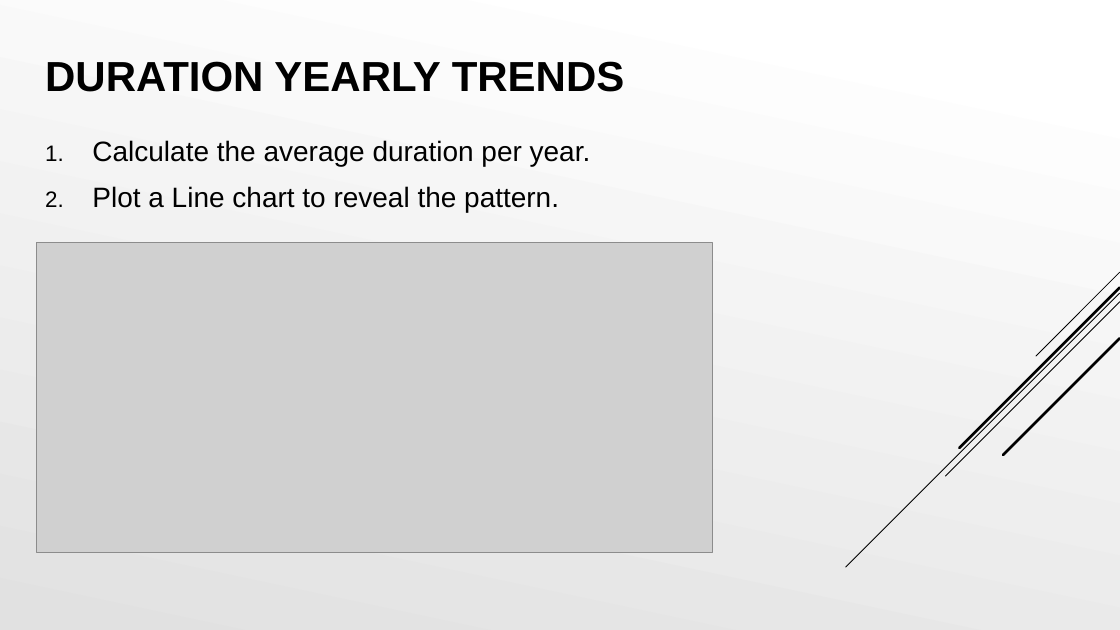
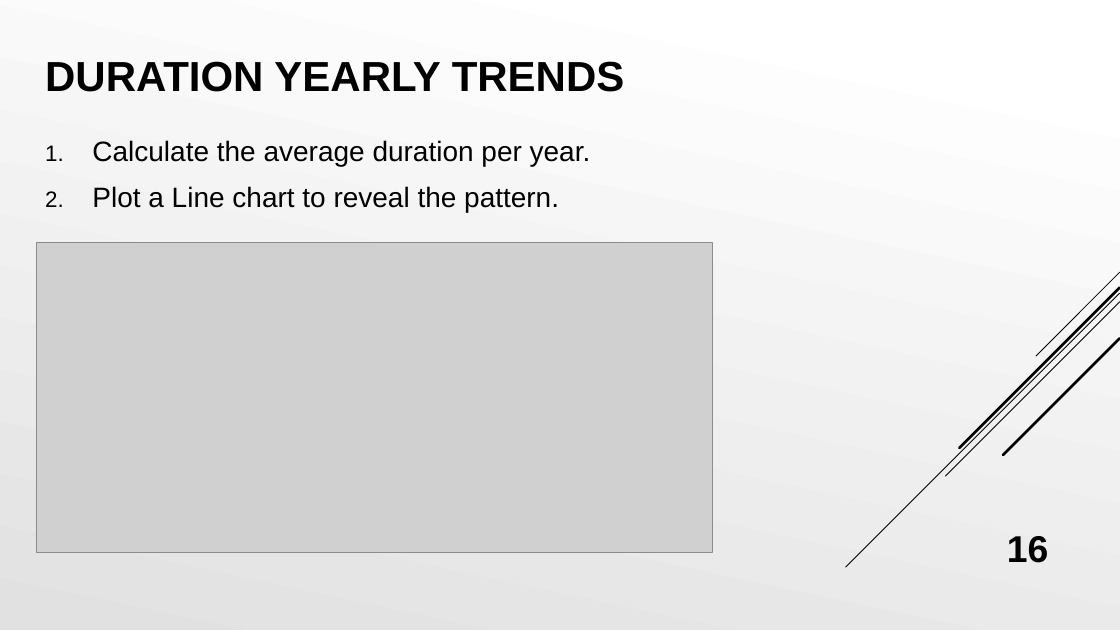
Before and after one commit to simonangel-fong/Bike-share_Ridership, a slide deck: slide 16 of Project1_presentation.pptx. Drawn at 1120x630 pixels with LibreOffice and Linux fonts; fonts in the diff are those of the drawing; grey boxes stand for pictures. Boxes give left, top, right and bottom in pixels: in the first picture for what was removed or moved away, otherwise in the second. Text is boxed around its words. In the diff, an @@ line names an element or a change of style, - is before the commit and + after.

```diff
--- a/Project1_presentation.pptx
+++ b/Project1_presentation.pptx
@@ page number added at bbox=[1007, 536, 1049, 563], 32 pt, text #000000, bold @@
+16
```
Also in this commit, not shown: 39 other slides changed.
